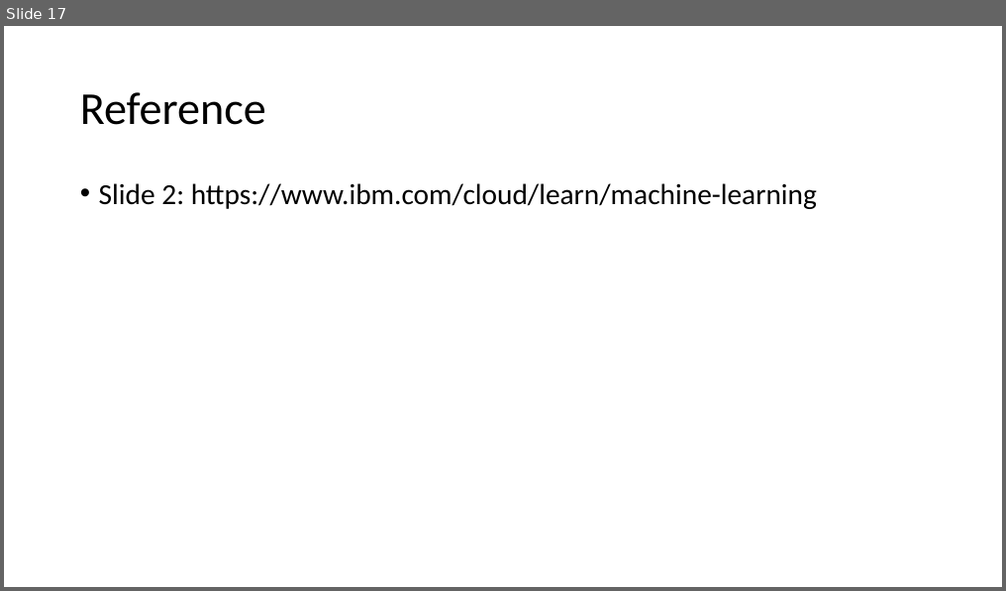
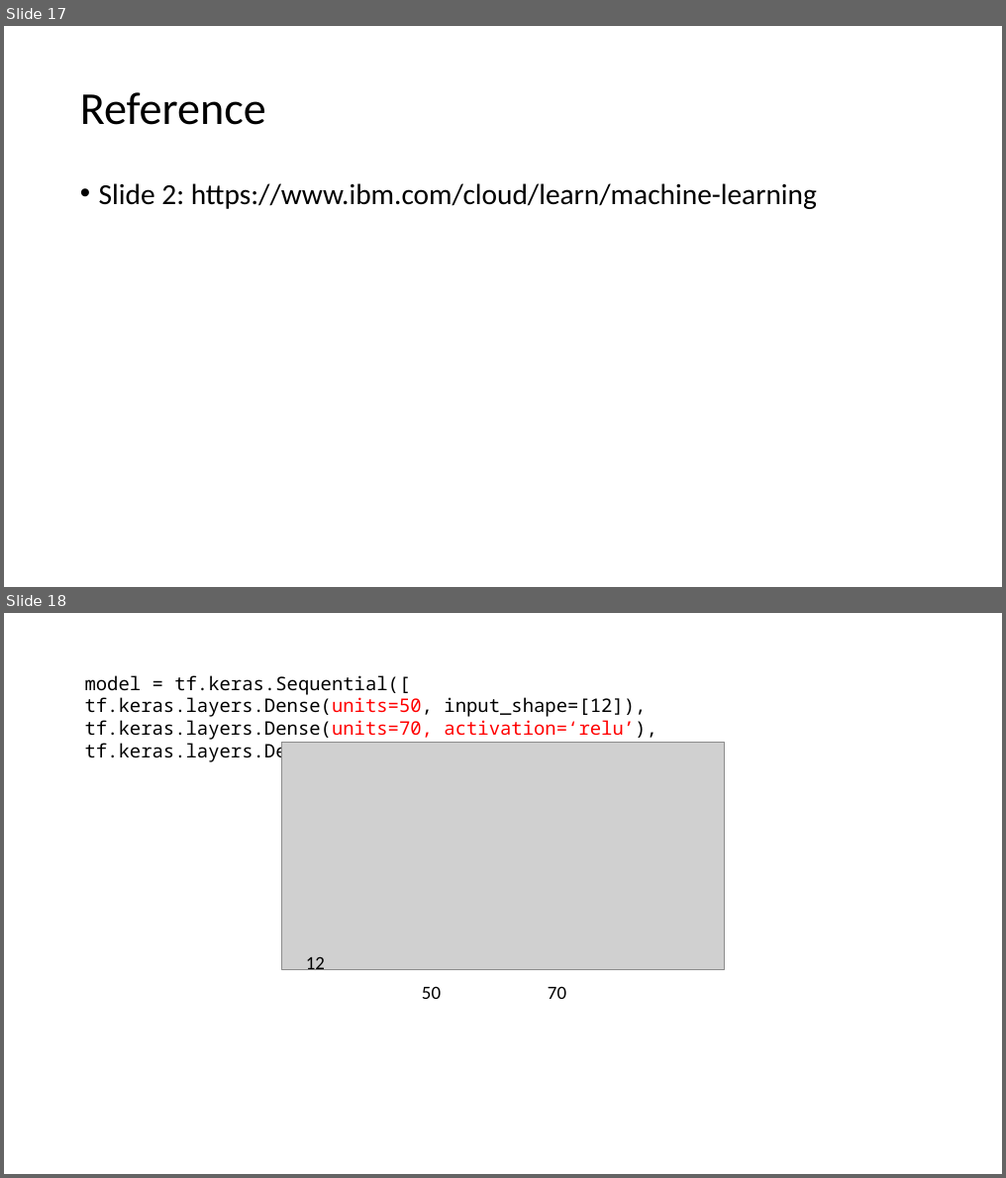
Before and after one commit to dia1128/AIandDataScienceWorkshopwithPython, a slide deck: Week10/Day1/1 - Intro to Deep Learning.pptx. Shown one above the other, each under a label of ours: slide 17 before the commit, slides 17 and 18 after it. The pictures are 1006x591 and 1006x1178 pixels, drawn with LibreOffice and Linux fonts; fonts in the diff are those of the drawing; grey boxes stand for pictures. Boxes give left, top, right and bottom in pixels: in the first picture for what was removed or moved away, otherwise in the second. Text is boxed around its words. In the diff, an @@ line names an element or a change of style, - is before the commit and + after.

```diff
--- a/Week10/Day1/1 - Intro to Deep Learning.pptx
+++ b/Week10/Day1/1 - Intro to Deep Learning.pptx
@@ slide 18 added at bbox=[4, 613, 1002, 1174], background #FFFFFF @@
@@ text added at bbox=[85, 675, 656, 763], 18 pt, text #000000 @@
+model = tf.keras.Sequential([
+tf.keras.layers.Dense(units=50, input_shape=[12]),
+tf.keras.layers.Dense(units=70, activation=‘relu’),
+tf.keras.layers.Dense(units=1)])
@@ picture added at bbox=[282, 743, 724, 970] @@
@@ text added at bbox=[306, 957, 325, 974], 18 pt, text #000000 @@
+12
@@ text added at bbox=[422, 986, 441, 999], 18 pt, text #000000 @@
+50
@@ text added at bbox=[548, 986, 566, 999], 18 pt, text #000000 @@
+70
```
Also in this commit, not shown: 2 slides changed, 11 other files.
